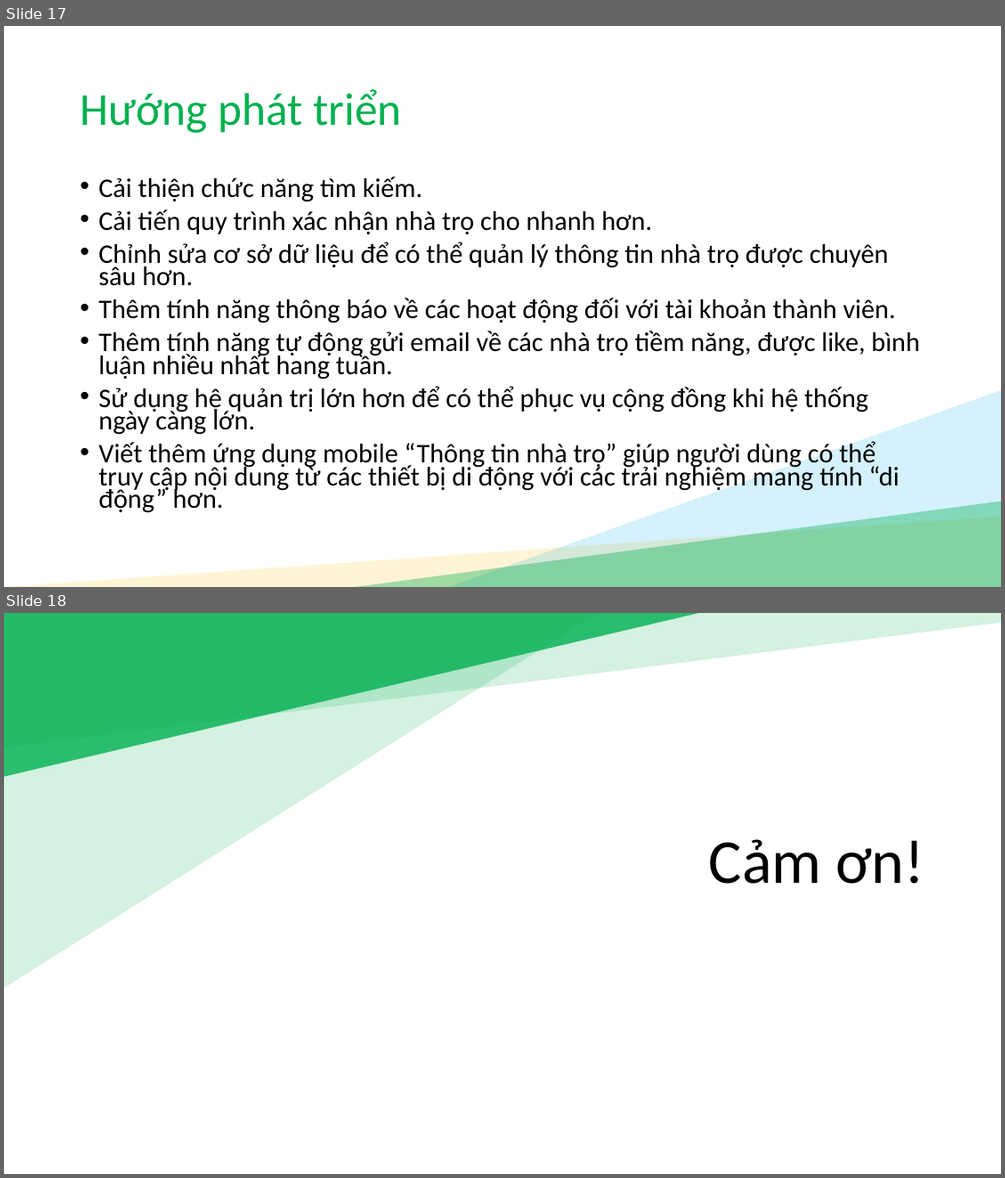
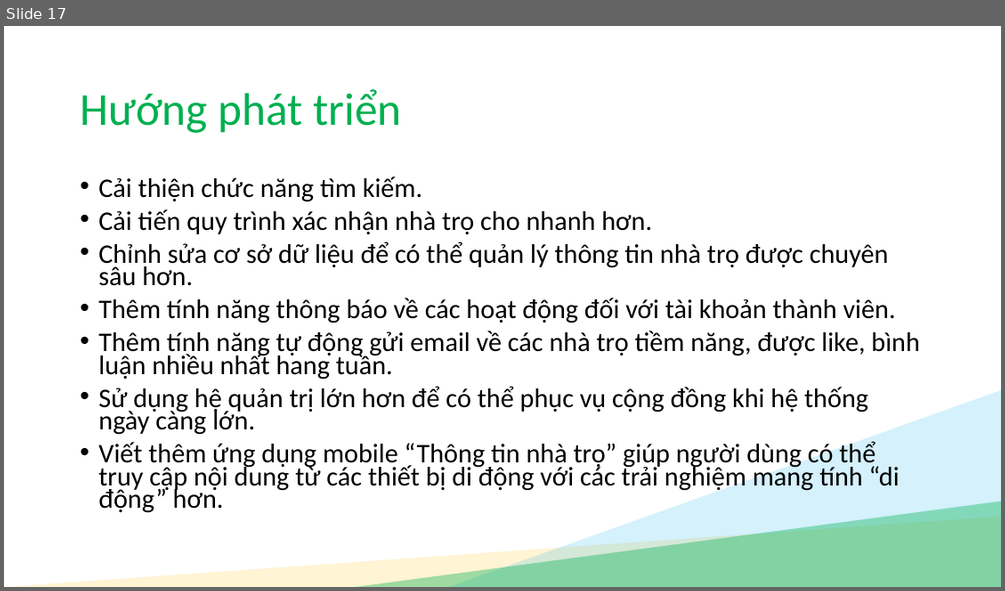
Before and after one commit to duduct/NienLuan4, a slide deck: docs/NL04_Báo cáo niên luận.pptx. Shown one above the other, each under a label of ours: slides 17 and 18 before the commit, slide 17 after it. The pictures are 1005x1178 and 1005x591 pixels, drawn with LibreOffice and Linux fonts; fonts in the diff are those of the drawing; background and template pictures are left out. Boxes give left, top, right and bottom in pixels: in the first picture for what was removed or moved away, otherwise in the second. Text is boxed around its words. In the diff, an @@ line names an element or a change of style, - is before the commit and + after.

```diff
--- a/docs/NL04_Báo cáo niên luận.pptx
+++ b/docs/NL04_Báo cáo niên luận.pptx
@@ slide 18 removed at [4,613,1001,1174], background picture (left out) @@
@@ right triangle removed at [4,613,1001,747] @@
@@ right triangle removed at [4,613,599,988] @@
@@ right triangle removed at [4,613,699,777] @@
@@ title removed at [709,839,924,884] @@
-Cảm ơn!
```
Also in this commit, not shown: 5 slides changed, 1 slide added, 9 other files.
